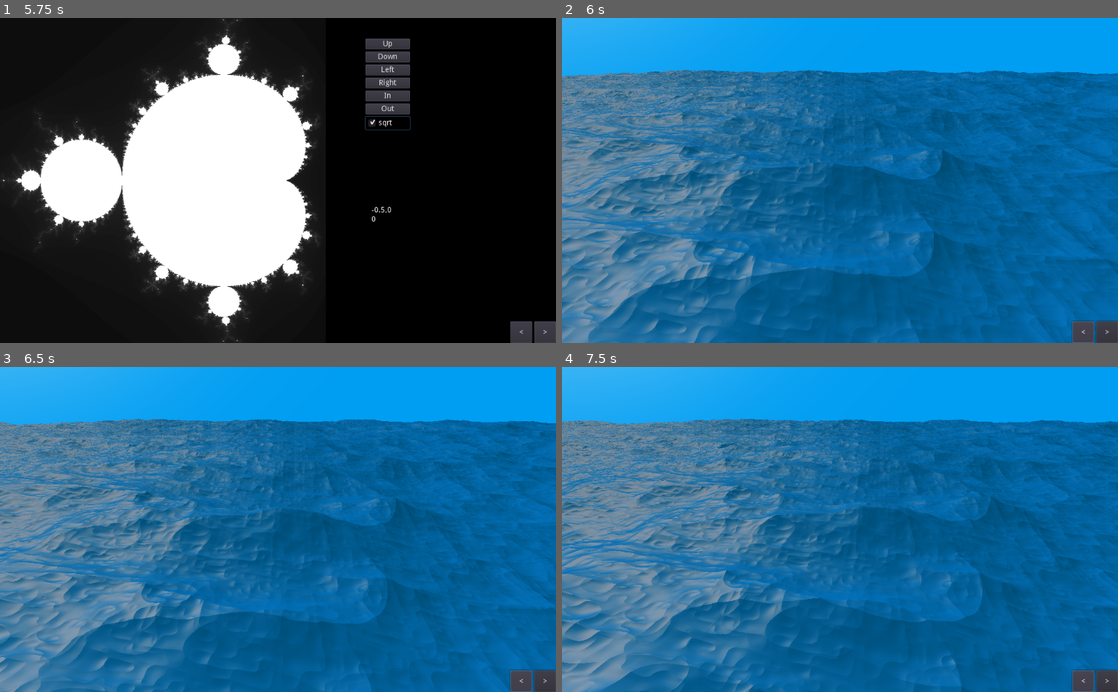
Above: before the commit, frames 1-4 (two rows, left to right).
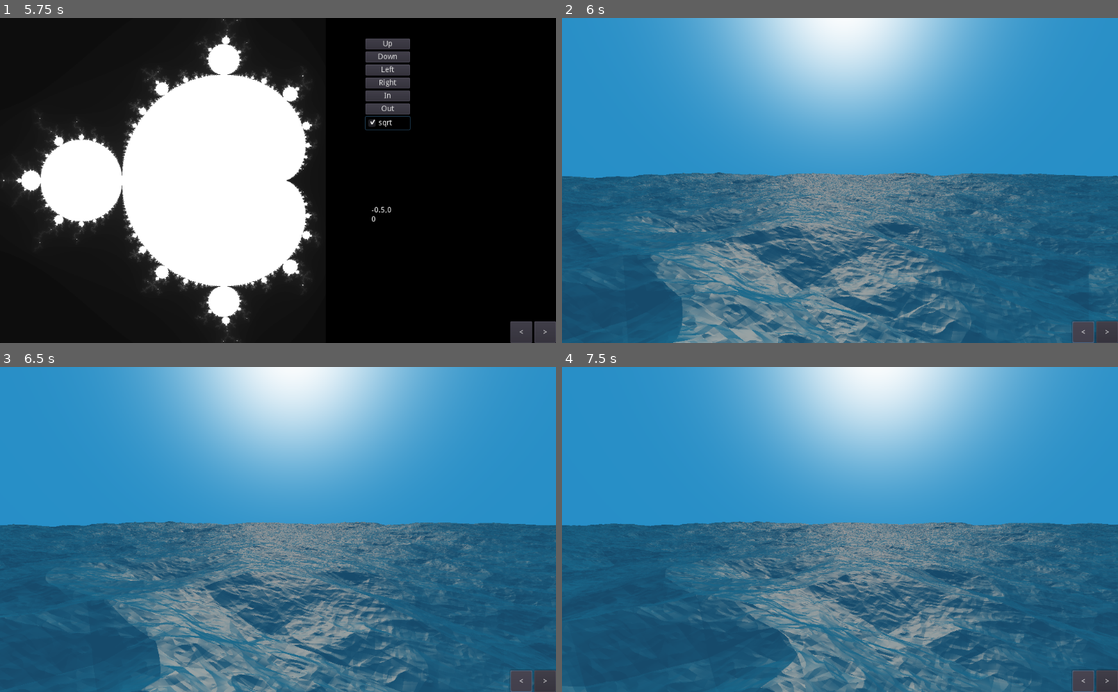
Above: after the commit, the same moments.

Repository: Castux/code-club
Game: Godot game, scene res://Root.tscn
Same seed, same stepped clock (60 frames per second), same inputs: the game is played once before the commit and once after it.
Inputs:
- Up to frame 1 (5.75 s): click "Up" at 0.5 s; click "Down" at 1.25 s; click "Left" at 2 s; click "Right" at 2.75 s; click "In" at 3.5 s; click "Out" at 4.25 s; click "sqrt" at 5 s
- Up to frame 2 (6 s): click "<" at 5.75 s
- Up to frame 3 (6.5 s): no input
- Up to frame 4 (7.5 s): hold D 6.53-7.28 s; hold S from 7.28 s (still down)

Frame 1 is identical in both runs. In frame 2, 97% of the frame differs, in the area x 0-100%, y 0-100%; in frame 3, 97%; in frame 4, 98%.

Commit message:
Colors in editor + better noise layers

Diff:
--- a/shadertoys/Root.tscn
+++ b/shadertoys/Root.tscn
@@ -36,6 +36,5 @@
 margin_bottom = 40.0
 rect_min_size = Vector2( 40, 0 )
 text = ">"
-
 [connection signal="pressed" from="HBoxContainer/Prev" to="." method="_on_Prev_pressed"]
 [connection signal="pressed" from="HBoxContainer/Next" to="." method="_on_Next_pressed"]
--- a/shadertoys/Waves/Waves.shader
+++ b/shadertoys/Waves/Waves.shader
@@ -5,10 +5,13 @@
 
 uniform int maxIter = 100;
 uniform float precision = 0.1;
-uniform float clip = 1000.0;
+uniform float clip = 500.0;
 uniform float fov = 2.0;
 uniform float time = 0.0;
-uniform vec3 sunDir = vec3(1,1,1);
+uniform vec3 sunDir = vec3(0,0.5,1);
+
+uniform vec4 skyColor : hint_color = vec4(0, 0.62, 0.95, 1.0);
+uniform vec4 waterColor : hint_color; // = vec4(35.0 / 255.0, 158.0 / 255.0, 133.0 / 255.0, 1.0);
 
 float hash( float n )
 {
@@ -21,10 +24,21 @@
 	return vec2(cos(phi), sin(phi));
 }
 
+mat2 rotation2d(float phi)
+{
+	float c = cos(phi);
+	float s = sin(phi);
+
+	return mat2(
+		vec2(c, s),
+		vec2(-s, c)
+	);
+}
+
 float noise2d(vec2 x)
 {
 	vec2 p  = floor(x);
-	vec2 f  = smoothstep(0.0, 1.0, fract(x));
+	vec2 f  = fract(x);
 	float n = p.x + p.y*57.0;
 
 	return mix(
@@ -49,8 +63,10 @@
 
 	for (int i = 0; i < 7; i++)
 	{
-		vec2 dir = randDir(float(i));
-		vec2 p2 = p / noiseLen + dir * (time * 0.05);
+		vec2 p2 = p / noiseLen + vec2(1,0) * (time * 0.15);
+
+		float randAngle = hash(float(10 * i)) * 6.28318530718;
+		p2 = rotation2d(randAngle) * p2;
 
 		w += -abs(sin(noise2d(p2) - 0.5) * 3.14) * amp;
 		amp *= .5;
@@ -105,22 +121,16 @@
 vec3 sky(vec3 dir)
 {
 	float sundot = dot(dir, normalize(sunDir));
-
-	vec3 skycol = vec3(0,0.62,0.95);
-	vec3 suncol = pow(clamp(sundot,0,1), 10.0) * vec3(1.0,1.0,1.0);
+	vec3 suncol = pow(clamp(sundot,0,1), 20.0) * vec3(1.0,1.0,1.0);
 
 	vec3 one = vec3(1);
 
-    return one - (one - skycol) * (one - suncol);
+    return one - (one - skyColor.xyz) * (one - suncol);
 }
 
 vec3 shade(vec3 pos, vec3 ray)
 {
 	vec3 n = normal(pos);
-
-	// Own color
-
-	vec3 ownCol = vec3(0.03,0.34,0.64);
 
 	// Reflect
 
@@ -131,10 +141,11 @@
 	// Sun shading
 
 	float d = dot(n,normalize(sunDir));
+	d = clamp(d, 0, 1) * 2.0 - 0.5;
 
 	// Combine!
 
-	vec3 total = ownCol * d * 0.5 + skyRefl * 0.5;
+	vec3 total = waterColor.xyz * d * 0.40 + skyRefl * 0.60;
 	return total;
 }
 
@@ -154,7 +165,7 @@
 	vec2 uv = vec2((UV.x - 0.5) * ratio, UV.y - 0.5);
 
 	vec3 eye = vec3(0,25,0);
-	vec3 forward = vec3(sin(time / 15.0),-0.35,cos(time / 15.0));
+	vec3 forward = vec3(sin(time / 15.0),-0.05,cos(time / 15.0));
 	vec3 ray = screenRay(eye, forward, uv);
 
 	bool maxedOut;
--- a/shadertoys/Waves/Waves.tscn
+++ b/shadertoys/Waves/Waves.tscn
@@ -11,7 +11,9 @@
 shader_param/clip = 1000.0
 shader_param/fov = 1.0
 shader_param/time = 0.0
-shader_param/sunDir = Vector3( 1, 1, 1 )
+shader_param/sunDir = Vector3( 0, 0.5, 1 )
+shader_param/skyColor = Color( 0.15564, 0.560865, 0.78125, 1 )
+shader_param/waterColor = Color( 0.0186157, 0.220939, 0.238281, 1 )
 
 [node name="Canvas" type="ColorRect"]
 material = SubResource( 1 )
@@ -21,5 +23,4 @@
 __meta__ = {
 "_edit_lock_": true
 }
-
 [connection signal="item_rect_changed" from="." to="." method="updateRatio"]
